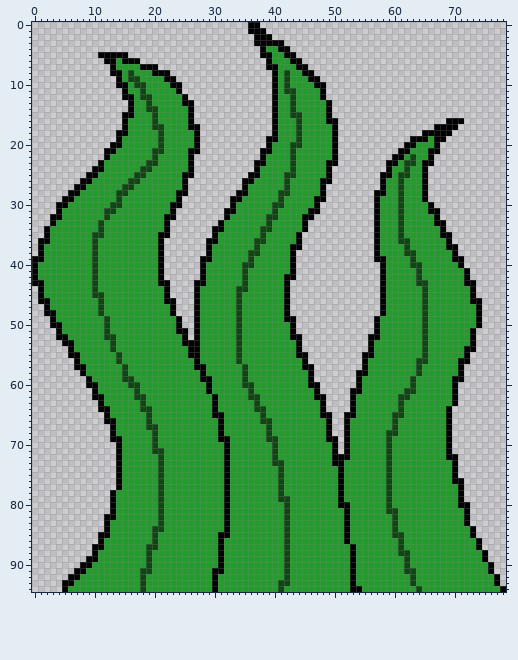
Sprite sheet -- Assets/fishimages/seaweed.png. Above, as it was before the edit.
The file is 79x95 pixels.
The same view after the edit:
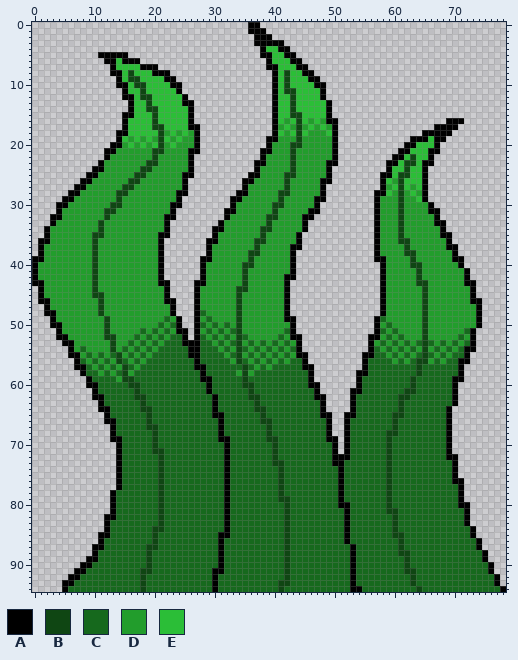
Palette (. is transparent): A #000000  B #0f4613  C #16691d  D #229d2c  E #2bbe37
The exact change:
Changed rows in their new state; - is an unchanged pixel.
first column x 14:
 4 -------------------------EE--------------------------
 5 --------------------------EE-------------------------
 6 E-------------------------EEE------------------------
 7 EEEE-----------------------EEE-----------------------
 8 -E-EEE---------------------E-EE----------------------
 9 -E--EEEE-------------------E-EEE---------------------
10 --E--EEEE------------------E-EEEE--------------------
11 --EE-EEEEE-----------------E--EEEE-------------------
12 ---E--EEEEE----------------EE-EEEE-------------------
13 ---EE-EEEEE----------------EE-EEEEE------------------
14 ---EE--EEEEE---------------EE-EEEEE------------------
15 ---EEE-EEEEE---------------EE--EEEE------------------
16 --EEEE-EEEEE---------------E-E-E-E-------------------
17 --EEEE--EEEE----------------E---E-E------------------
18 --EEEEE--E-E---------------E-E-E---E-----------------
19 -E-E-E--E-E-----------------------------------------E
20 --E-E-E--E----------------------------------------EEE
21 -------------------------------------------------EEE-
22 ------------------------------------------------E-EE-
23 -----------------------------------------------E--E--
24 ----------------------------------------------EE-EE--
25 ----------------------------------------------E--EE--
26 ---------------------------------------------E--EEE--
27 ----------------------------------------------E-E-E--
28 ---------------------------------------------E---E---
29 --------------------------------------------------E--
first column x 6:
48 ----------------------C-------------------------------------------------
49 ----------------C------C----------------------------C-------------------
50 ---------------C-C----C-C-C--------------------------C------------------
51 ------------C-C-C------C-C-C--------C---------------C-C-----------C-----
52 -----------C-C-C-CC---C-C-C--C-----C-----------------C-C---------C------
53 ----------C-C-C-CCC---CC-C-C--C-C-C-C---------------C-C-C-C-C-C-C-C-----
54 --C------C-C-C-CCCCC--CCC-C--C-C-C-C-C-------------C-C-C-C---C-C-C------
55 ---C-C-C--C-C-CCCCCC--CCCC-C--C-C-C-C--------------CC-C-C-C-C-C-CC------
56 --C-C-C--C-C-CCCCCCCC-CCCCC--C-C-C-C-CC-----------CCCC-C-C---C-CC-------
57 ---C-C-C--C-CCCCCCCCC--CCCCCC-C-C-CCCCC-----------CCCCCCCC-CCCCCC-------
58 ---CC-C-C--CCCCCCCCCCC-CCCCC---CCCCCCCCC----------CCCCCCCC-CCCCCC-------
59 ----CCCC---CCCCCCCCCCC--CCCCC-CCCCCCCCCC---------CCCCCCCC-CCCCCC--------
60 -----CCCCC--CCCCCCCCCCC-CCCCC--CCCCCCCCC---------CCCCCCCC-CCCCCC--------
61 -----CCCCCC-CCCCCCCCCCC-CCCCCC-CCCCCCCCCC--------CCCCCCC--CCCCCC--------
62 ------CCCCC--CCCCCCCCCCC-CCCCC--CCCCCCCCC-------CCCCCCC--CCCCCCC--------
63 ------CCCCCC-CCCCCCCCCCC-CCCCCC-CCCCCCCCCC------CCCCCCC-CCCCCCCC--------
64 -------CCCCC--CCCCCCCCCC-CCCCCC--CCCCCCCCC------CCCCCCC-CCCCCCC---------
65 -------CCCCCC-CCCCCCCCCC--CCCCCC-CCCCCCCCC------CCCCCC--CCCCCCC---------
66 --------CCCCC-CCCCCCCCCCC-CCCCCC--CCCCCCCCC----CCCCCCC-CCCCCCCC---------
67 --------CCCCC--CCCCCCCCCC-CCCCCCC-CCCCCCCCC----CCCCCCC-CCCCCCCC---------
68 --------CCCCCC-CCCCCCCCCC-CCCCCCC-CCCCCCCCC----CCCCCC--CCCCCCCC---------
69 ---------CCCCC-CCCCCCCCCC--CCCCCC--CCCCCCCC----CCCCCC-CCCCCCCCC---------
70 ---------CCCCC-CCCCCCCCCCC-CCCCCCC-CCCCCCCCC---CCCCCC-CCCCCCCCC---------
71 ---------CCCCC--CCCCCCCCCC-CCCCCCC-CCCCCCCCC---CCCCCC-CCCCCCCCC---------
72 ---------CCCCCC-CCCCCCCCCC-CCCCCCC-CCCCCCCCC---CCCCCC-CCCCCCCCC---------
73 ---------CCCCCC-CCCCCCCCCC-CCCCCCC--CCCCCCCC--CCCCCCC-CCCCCCCCCC--------
74 ---------CCCCCC-CCCCCCCCCC-CCCCCCCC-CCCCCCCCC-CCCCCCC-CCCCCCCCCC--------
75 ---------CCCCCC-CCCCCCCCCC-CCCCCCCC-CCCCCCCCC-CCCCCCC-CCCCCCCCCC--------
76 ---------CCCCCC-CCCCCCCCCC-CCCCCCCC-CCCCCCCCC-CCCCCCC-CCCCCCCCCC--------
77 ---------CCCCCC-CCCCCCCCCC-CCCCCCCC-CCCCCCCCC-CCCCCCC-CCCCCCCCCCC-------
78 --------CCCCCCC-CCCCCCCCCC-CCCCCCCC-CCCCCCCCC-CCCCCCC-CCCCCCCCCCC-------
79 --------CCCCCCC-CCCCCCCCCC-CCCCCCCC--CCCCCCCC-CCCCCCC-CCCCCCCCCCC-------
80 --------CCCCCCC-CCCCCCCCCC-CCCCCCCCC-CCCCCCCC--CCCCCC-CCCCCCCCCCC-------
81 --------CCCCCCC-CCCCCCCCCC-CCCCCCCCC-CCCCCCCCC-CCCCCC--CCCCCCCCCCC------
82 --------CCCCCCC-CCCCCCCCCC-CCCCCCCCC-CCCCCCCCC-CCCCCCC-CCCCCCCCCCC------
83 -------CCCCCCCC-CCCCCCCCCC-CCCCCCCCC-CCCCCCCCC-CCCCCCC-CCCCCCCCCCC------
84 -------CCCCCCC--CCCCCCCCCC-CCCCCCCCC-CCCCCCCCC-CCCCCCC-CCCCCCCCCCCC-----
85 -------CCCCCCC-CCCCCCCCCC--CCCCCCCCC-CCCCCCCCC-CCCCCCC--CCCCCCCCCCC-----
86 ------CCCCCCCC-CCCCCCCCCC-CCCCCCCCCC-CCCCCCCCC-CCCCCCCC-CCCCCCCCCCCC----
87 ------CCCCCCC--CCCCCCCCCC-CCCCCCCCCC-CCCCCCCCCC-CCCCCCC-CCCCCCCCCCCC----
88 -----CCCCCCCC-CCCCCCCCCCC-CCCCCCCCCC-CCCCCCCCCC-CCCCCCC--CCCCCCCCCCCC---
89 -----CCCCCCCC-CCCCCCCCCCC-CCCCCCCCCC-CCCCCCCCCC-CCCCCCCC-CCCCCCCCCCCC---
90 ----CCCCCCCCC-CCCCCCCCCCC-CCCCCCCCCC-CCCCCCCCCC-CCCCCCCC-CCCCCCCCCCCCC--
91 ---CCCCCCCCC--CCCCCCCCCC--CCCCCCCCCC-CCCCCCCCCC-CCCCCCCC--CCCCCCCCCCCC--
92 --CCCCCCCCCC-CCCCCCCCCCC-CCCCCCCCCCC-CCCCCCCCCC-CCCCCCCCC-CCCCCCCCCCCCC-
93 -CCCCCCCCCCC-CCCCCCCCCCC-CCCCCCCCCC--CCCCCCCCCC-CCCCCCCCC-CCCCCCCCCCCCC-
94 CCCCCCCCCCCC-CCCCCCCCCCC-CCCCCCCCCC-CCCCCCCCCCC--CCCCCCCCC-CCCCCCCCCCCCC
Boxes around the changes in both pictures, in picture pixels (x1, y1, x2, y2):
changed: (266, 46, 332, 136)
changed: (116, 58, 188, 148)
changed: (386, 136, 434, 202)
changed: (68, 310, 500, 592)
